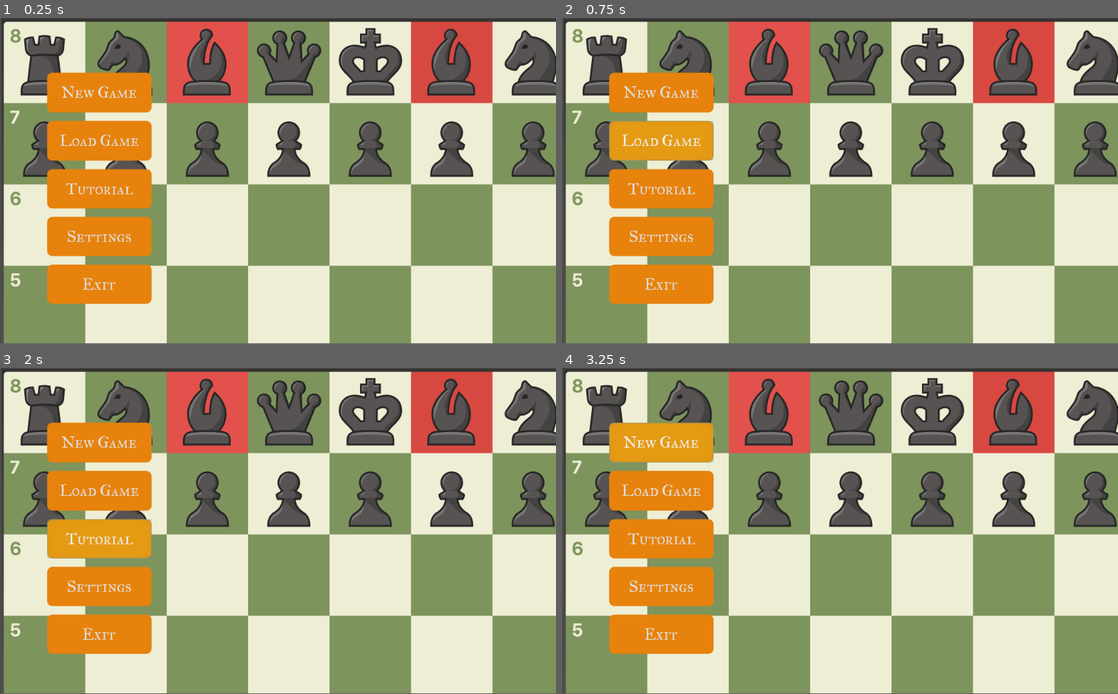
Above: before the commit, frames 1-4 (two rows, left to right).
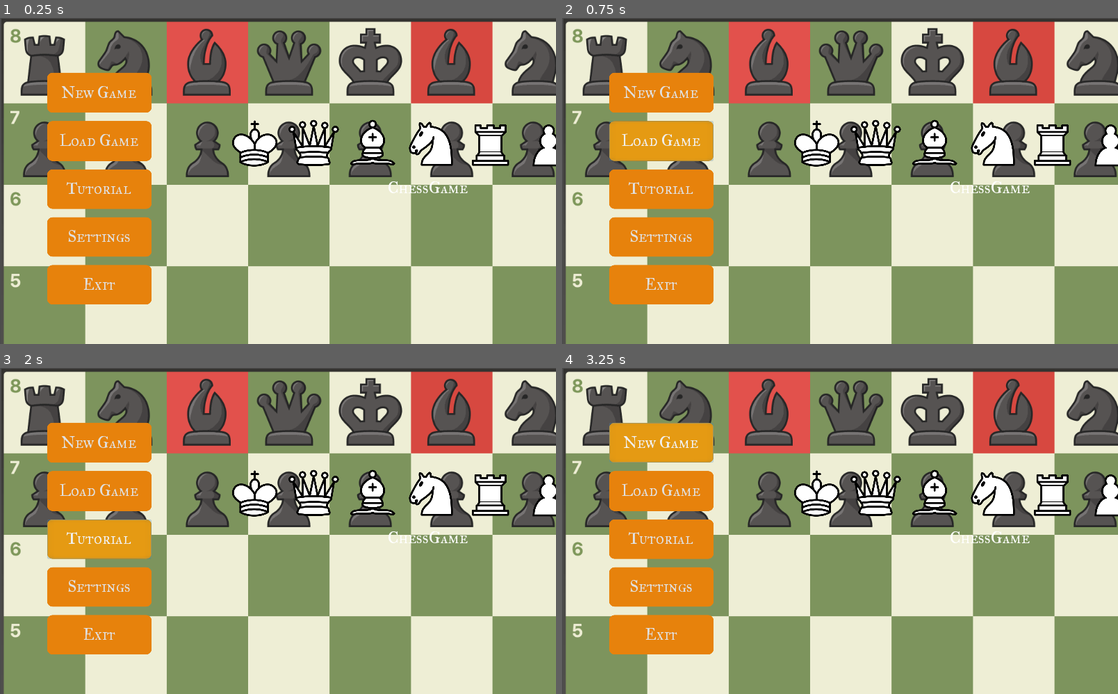
Above: after the commit, the same moments.

Repository: albinantti/UIPChess
Game: Godot game, scene res://mainMenu.tscn
Same seed, same stepped clock (60 frames per second), same inputs: the game is played once before the commit and once after it.
Inputs:
- Up to frame 1 (0.25 s): no input
- Up to frame 2 (0.75 s): click "Load Game" at 0.5 s
- Up to frame 3 (2 s): click "Tutorial" at 1.25 s
- Up to frame 4 (3.25 s): click "Settings" at 2 s; click "New Game" at 2.75 s
In our replay, the window is 800x468 before the commit and 800x469 after it. These sizes can differ from the game's own. Grey fills any space a smaller window leaves; there, only what the larger window draws over its background counts as a difference.

The runs differ from the first frame. In frame 1, 6.0% of the frame differs, in the area x 0-100%, y 11-100%; in frame 2, 6.1%; in frame 3, 6.1%; in frame 4, 6.0%.

Commit message:
Added start to right part of start page

Diff:
--- a/Project/mainMenu.tscn
+++ b/Project/mainMenu.tscn
@@ -1,8 +1,9 @@
-[gd_scene load_steps=4 format=2]
+[gd_scene load_steps=5 format=2]
 
 [ext_resource path="res://Exit Button.gd" type="Script" id=1]
 [ext_resource path="res://Resources/Themes/MainMenuButtonTheme.tres" type="Theme" id=2]
 [ext_resource path="res://Resources/mainmenu_background.png" type="Texture" id=3]
+[ext_resource path="res://Resources/chesspieces.png" type="Texture" id=4]
 
 [node name="Control" type="Control"]
 margin_left = 3.0
@@ -27,7 +28,7 @@
 margin_bottom = 426.0
 custom_constants/vseparation = 16
 
-[node name="New Game Button2" type="Button" parent="MarginContainer/GridContainer"]
+[node name="New Game" type="Button" parent="MarginContainer/GridContainer"]
 margin_right = 192.0
 margin_bottom = 72.0
 hint_tooltip = "Start a new game of chess."
@@ -36,7 +37,7 @@
 theme = ExtResource( 2 )
 text = "New Game"
 
-[node name="New Game Button" type="Button" parent="MarginContainer/GridContainer"]
+[node name="Load Game" type="Button" parent="MarginContainer/GridContainer"]
 margin_top = 88.0
 margin_right = 192.0
 margin_bottom = 160.0
@@ -45,7 +46,7 @@
 theme = ExtResource( 2 )
 text = "Load Game"
 
-[node name="New Game Button3" type="Button" parent="MarginContainer/GridContainer"]
+[node name="Tutorial" type="Button" parent="MarginContainer/GridContainer"]
 margin_top = 176.0
 margin_right = 192.0
 margin_bottom = 248.0
@@ -54,7 +55,7 @@
 theme = ExtResource( 2 )
 text = "Tutorial"
 
-[node name="New Game Button4" type="Button" parent="MarginContainer/GridContainer"]
+[node name="Settings" type="Button" parent="MarginContainer/GridContainer"]
 margin_top = 264.0
 margin_right = 192.0
 margin_bottom = 336.0
@@ -73,3 +74,28 @@
 toggle_mode = true
 text = "Exit"
 script = ExtResource( 1 )
+
+[node name="GridContainer" type="GridContainer" parent="."]
+margin_left = 412.0
+margin_top = 175.0
+margin_right = 1158.0
+margin_bottom = 407.0
+
+[node name="TextureRect" type="TextureRect" parent="GridContainer"]
+margin_right = 746.0
+margin_bottom = 114.0
+size_flags_horizontal = 3
+size_flags_vertical = 3
+texture = ExtResource( 4 )
+expand = true
+stretch_mode = 5
+
+[node name="Label" type="Label" parent="GridContainer"]
+margin_top = 118.0
+margin_right = 746.0
+margin_bottom = 232.0
+size_flags_horizontal = 3
+size_flags_vertical = 3
+theme = ExtResource( 2 )
+text = "ChessGame"
+align = 1
--- a/Project/project.godot
+++ b/Project/project.godot
@@ -14,6 +14,15 @@
 run/main_scene="res://mainMenu.tscn"
 config/icon="res://icon.png"
 
+[display]
+
+window/stretch/mode="2d"
+window/stretch/aspect="expand"
+
+[global]
+
+displauy=false
+
 [physics]
 
 common/enable_pause_aware_picking=true
Binary file added: Project/Resources/chesspieces.png
Not shown, added: Project/Resources/chesspieces.png.import
